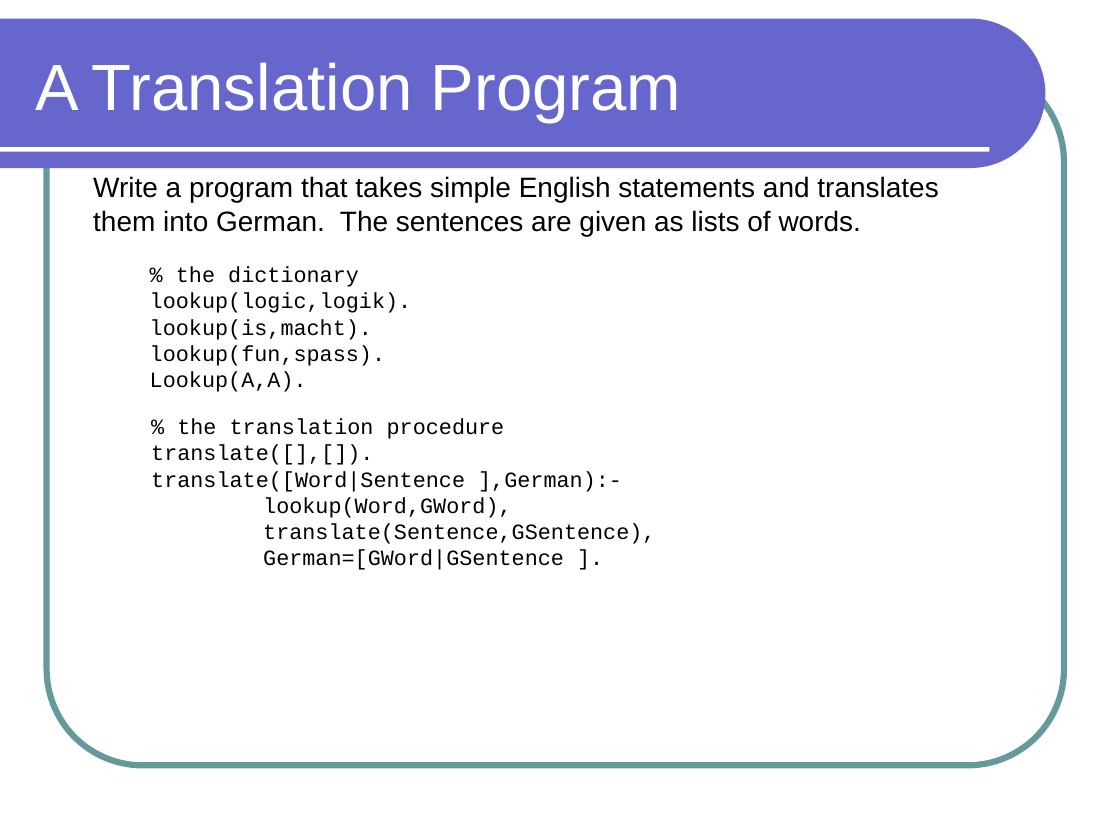
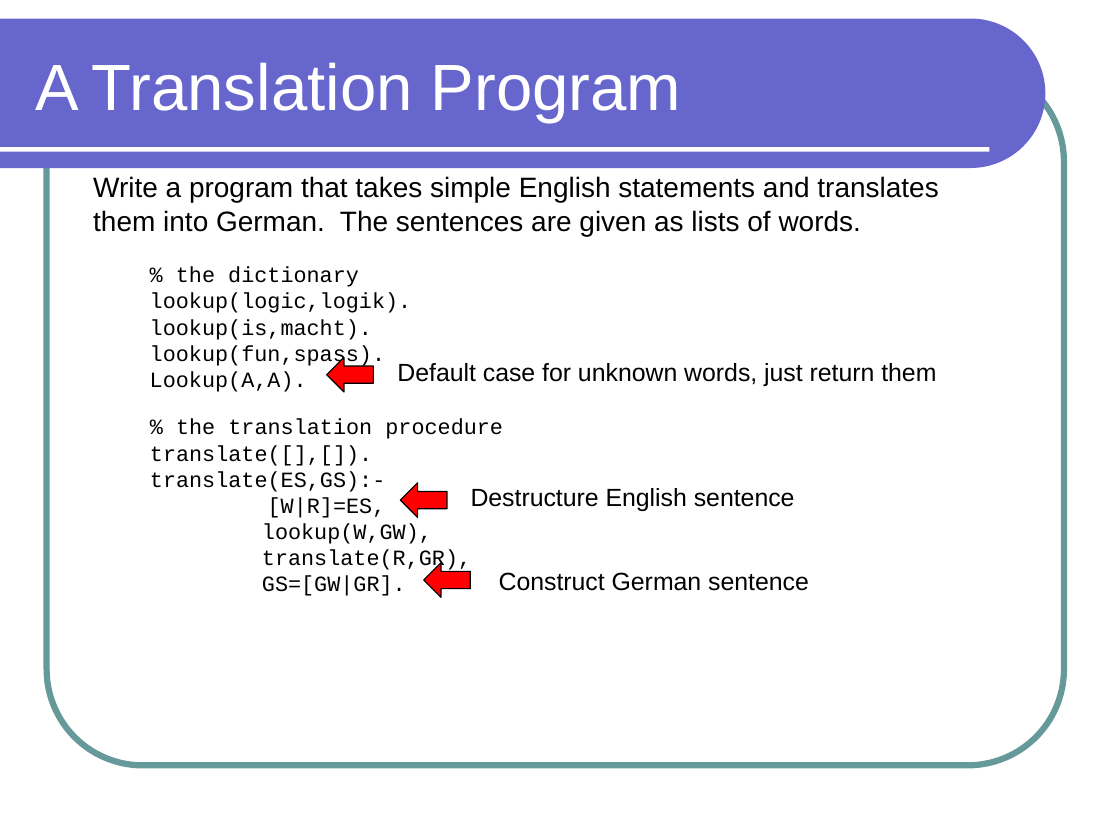
Before and after one commit to lutzhamel/CSC301, a slide deck: slide 2 of notes/csc301-ln023.ppt. Drawn at 1120x840 pixels with LibreOffice and Linux fonts; fonts in the diff are those of the drawing. Boxes give left, top, right and bottom in pixels: in the first picture for what was removed or moved away, otherwise in the second. Text is boxed around its words. In the diff, an @@ line names an element or a change of style, - is before the commit and + after.

```diff
--- a/notes/csc301-ln023.ppt
+++ b/notes/csc301-ln023.ppt
@@ left arrow added at <box>327,357,374,392</box>, fill #FF0000, outline #000000 0.74 pt @@
@@ text added at <box>397,363,936,386</box>, 16 pt, text #000000 @@
+Default case for unknown words, just return them
@@ text at <box>150,471,471,596</box>: text changed @@
-translate([Word|Sentence ],German):-
-lookup(Word,GWord),
-translate(Sentence,GSentence),
-German=[GWord|GSentence ].
+translate(ES,GS):-
+[W|R]=ES,
+lookup(W,GW),
+translate(R,GR),
+GS=[GW|GR].
@@ left arrow added at <box>400,483,447,517</box>, fill #FF0000, outline #000000 0.74 pt @@
@@ text added at <box>471,488,795,511</box>, 16 pt, text #000000 @@
+Destructure English sentence
@@ left arrow added at <box>423,562,470,597</box>, fill #FF0000, outline #000000 0.74 pt @@
@@ text added at <box>499,572,809,591</box>, 16 pt, text #000000 @@
+Construct German sentence
```
Also in this commit, not shown: 1 other slide changed, 1 other file.
